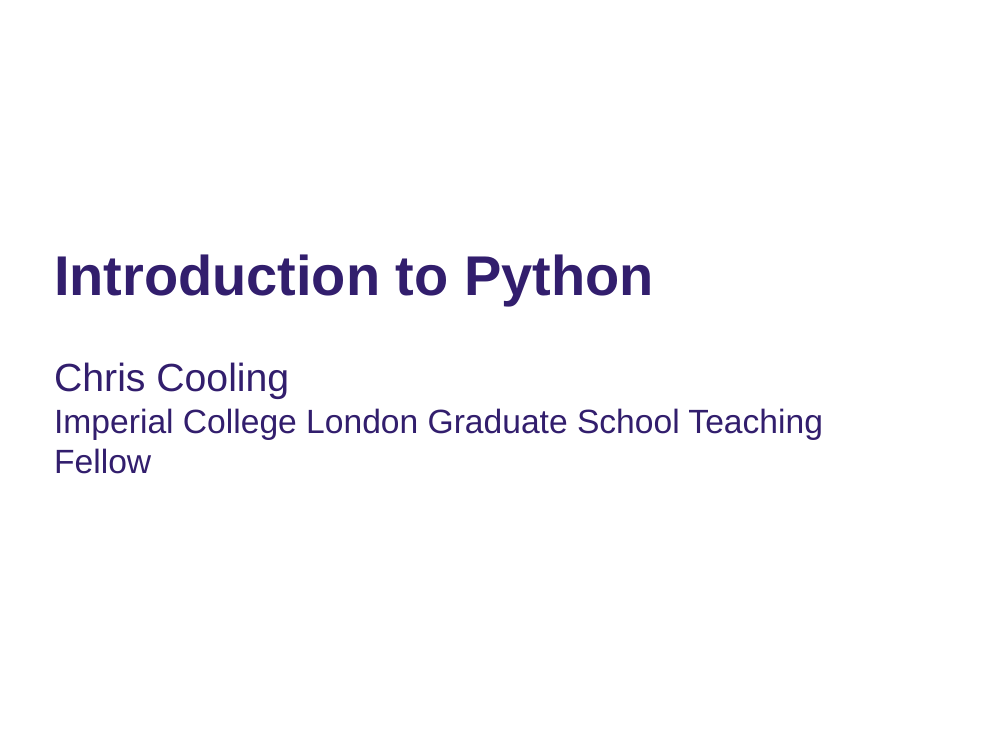
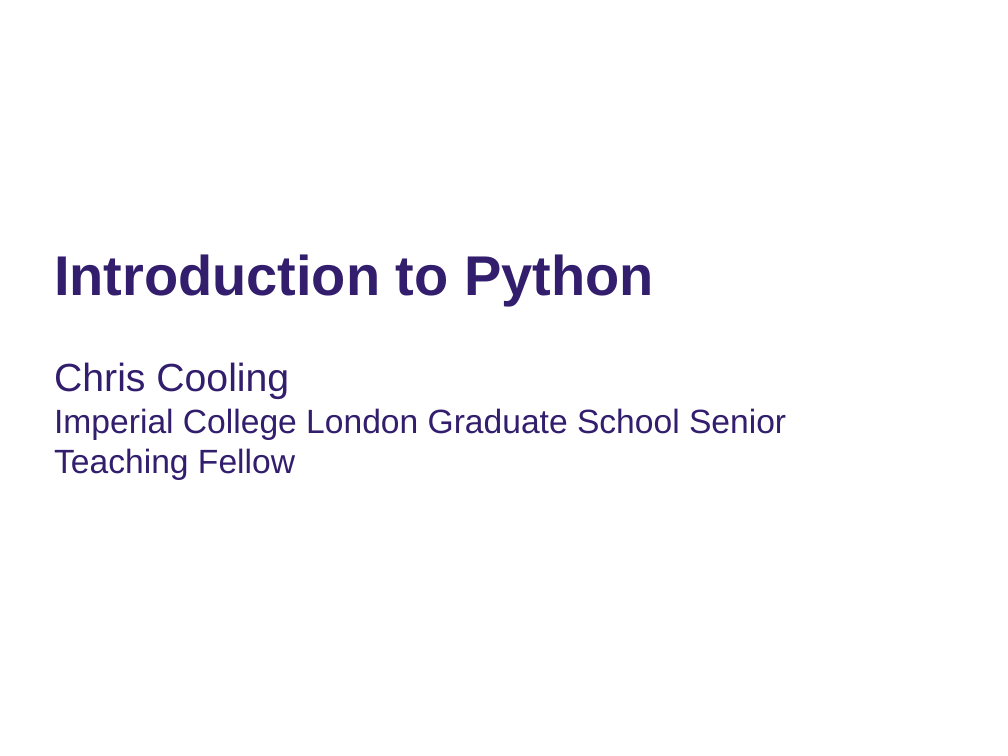
Before and after one commit to cmcooling/Introduction-to-Python, a slide deck: slide 1 of Intro to Python Slides.pptx. Drawn at 1008x756 pixels with LibreOffice and Linux fonts; fonts in the diff are those of the drawing; background and template pictures are left out. Boxes give left, top, right and bottom in pixels: in the first picture for what was removed or moved away, otherwise in the second. Text is boxed around its words. In the diff, an @@ line names an element or a change of style, - is before the commit and + after.

Commit message:
Updates slides

```diff
--- a/Intro to Python Slides.pptx
+++ b/Intro to Python Slides.pptx
@@ subtitle at (54,408,786,480): text changed @@
-Imperial College London Graduate School Teaching Fellow
+Imperial College London Graduate School Senior Teaching Fellow
```
Also in this commit, not shown: 1 other file.
